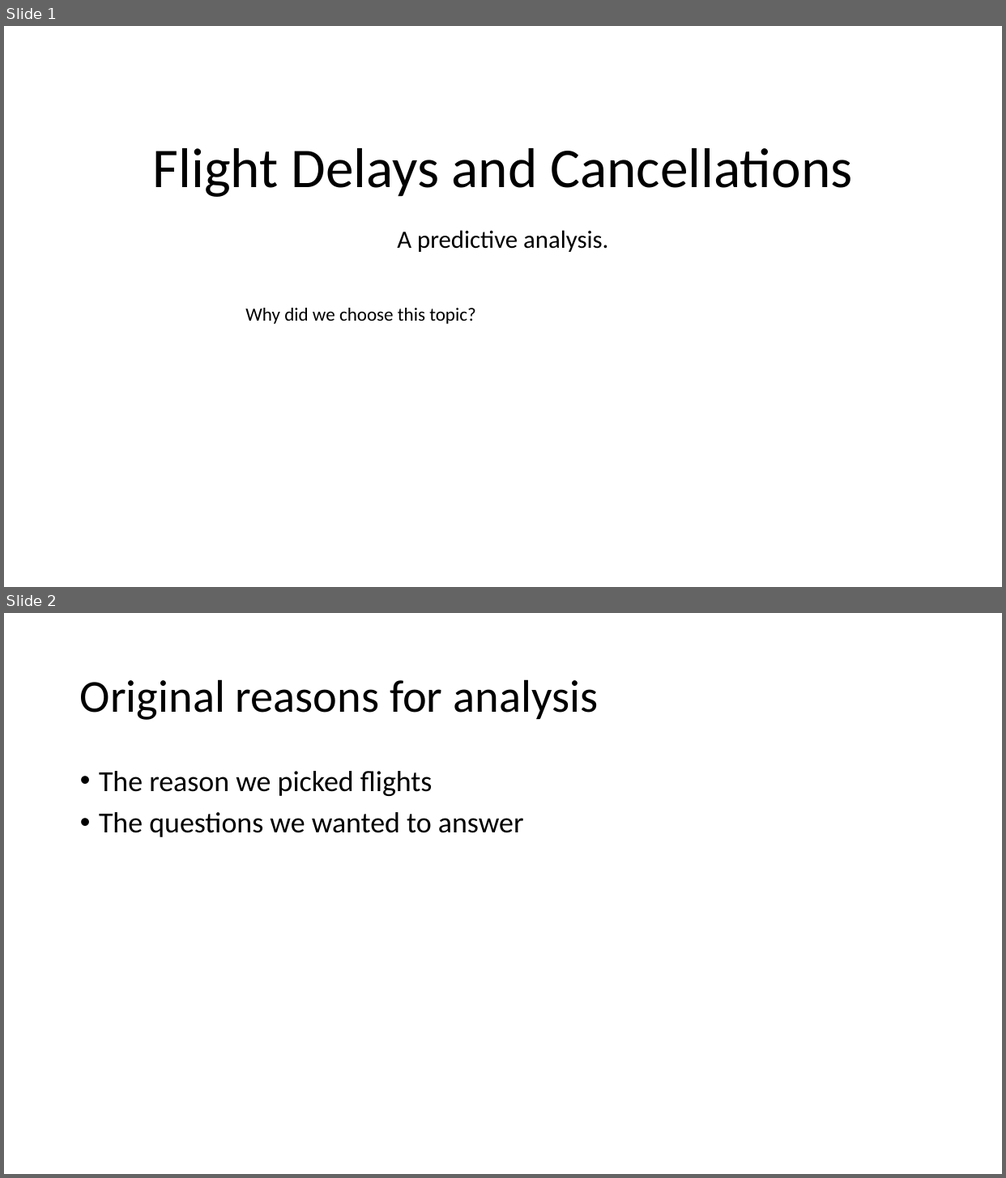
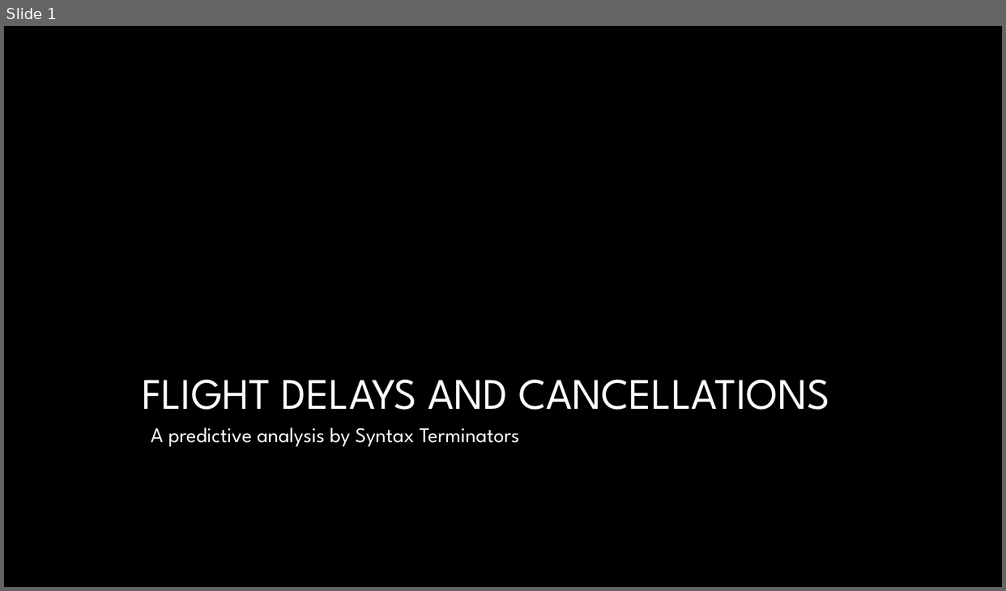
Before and after one commit to Adam-Warrick/Causes_of_Flight_Delays_and_Cancellations, a slide deck: Flight_Delays_and_Cancellations.pptx. Shown one above the other, each under a label of ours: slides 1 and 2 before the commit, slide 1 after it. The pictures are 1006x1178 and 1006x591 pixels, drawn with LibreOffice and Linux fonts; fonts in the diff are those of the drawing; background and template pictures are left out. Boxes give left, top, right and bottom in pixels: in the first picture for what was removed or moved away, otherwise in the second. Text is boxed around its words. In the diff, an @@ line names an element or a change of style, - is before the commit and + after.

```diff
--- a/Flight_Delays_and_Cancellations.pptx
+++ b/Flight_Delays_and_Cancellations.pptx
@@ slide 2 removed at bbox=[4, 613, 1002, 1174], background #FFFFFF @@
@@ title removed at bbox=[80, 679, 598, 720] @@
-Original reasons for analysis
@@ text removed at bbox=[99, 771, 524, 837] @@
-• The reason we picked flights
-• The questions we wanted to answer
@@ slide 1 changed as well @@
@@ background #FFFFFF to picture (left out) @@
@@ text removed at bbox=[245, 308, 476, 324] @@
-Why did we choose this topic?
@@ title at bbox=[142, 379, 829, 410]: text changed; size 54 to 42 pt; font Calibri to League Spartan; text colour #000000 to #FFFFFF @@
-Flight Delays and Cancellations
+FLIGHT DELAYS AND CANCELLATIONS
@@ subtitle at bbox=[151, 428, 520, 447]: text changed; size 24 to 20 pt; font Calibri to League Spartan; text colour #000000 to #FFFFFF @@
-A predictive analysis.
+A predictive analysis by Syntax Terminators
```
Also in this commit, not shown: 4 other slides changed, 6 slides added, 1 other slide removed.
